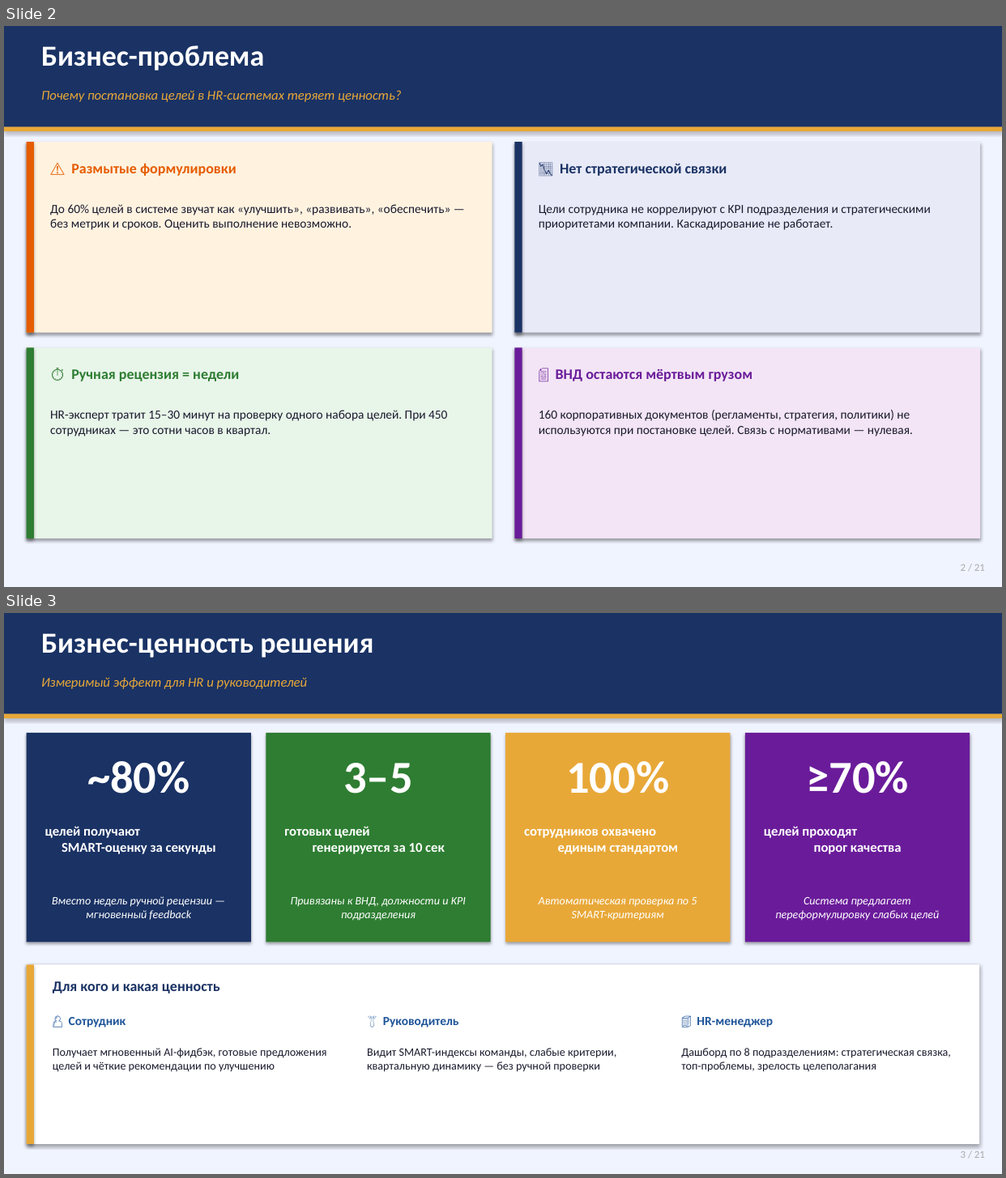
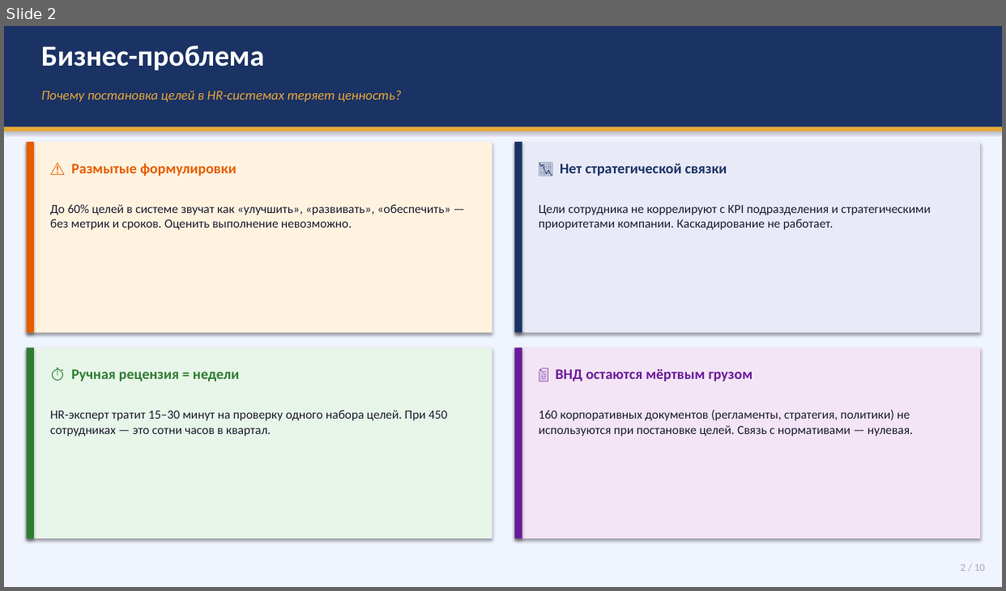
Before and after one commit to Islambek201632838/kmg-hr, a slide deck: KMG_HR_AI_Presentation.pptx. Shown one above the other, each under a label of ours: slides 2 and 3 before the commit, slide 2 after it. The pictures are 1006x1178 and 1006x591 pixels, drawn with LibreOffice and Linux fonts; fonts in the diff are those of the drawing. Boxes give left, top, right and bottom in pixels: in the first picture for what was removed or moved away, otherwise in the second. Text is boxed around its words. In the diff, an @@ line names an element or a change of style, - is before the commit and + after.

```diff
--- a/KMG_HR_AI_Presentation.pptx
+++ b/KMG_HR_AI_Presentation.pptx
@@ slide 3 removed at <box>4,613,1002,1174</box>, background #FFFFFF @@
@@ rectangle removed at <box>4,613,1002,1174</box> @@
@@ rectangle removed at <box>4,613,1002,714</box> @@
@@ text removed at <box>41,633,373,658</box> @@
-Бизнес-ценность решения
@@ text removed at <box>41,677,308,689</box> @@
-Измеримый эффект для HR и руководителей
@@ rectangle removed at <box>4,714,1002,718</box> @@
@@ rectangle removed at <box>27,733,251,943</box> @@
@@ rectangle removed at <box>266,733,491,943</box> @@
@@ rectangle removed at <box>505,733,731,943</box> @@
@@ rectangle removed at <box>745,733,970,943</box> @@
@@ text removed at <box>87,761,190,794</box> @@
-~80%
@@ text removed at <box>343,763,412,794</box> @@
-3–5
@@ text removed at <box>566,761,669,794</box> @@
-100%
@@ text removed at <box>806,761,909,794</box> @@
-≥70%
@@ text removed at <box>45,826,216,854</box> @@
-целей получают
-SMART-оценку за секунды
@@ text removed at <box>284,826,445,854</box> @@
-готовых целей
-генерируется за 10 сек
@@ text removed at <box>524,828,678,854</box> @@
-сотрудников охвачено
-единым стандартом
@@ text removed at <box>764,826,901,854</box> @@
-целей проходят
-порог качества
@@ text removed at <box>52,897,212,920</box> @@
-Вместо недель ручной рецензии — мгновенный feedback
@@ text removed at <box>291,897,466,921</box> @@
-Привязаны к ВНД, должности и KPI подразделения
@@ text removed at <box>539,897,697,921</box> @@
-Автоматическая проверка по 5 SMART-критериям
@@ text removed at <box>775,897,939,921</box> @@
-Система предлагает переформулировку слабых целей
@@ rectangle removed at <box>27,965,979,1144</box> @@
@@ rectangle removed at <box>27,965,34,1144</box> @@
@@ text removed at <box>53,982,220,994</box> @@
-Для кого и какая ценность
@@ text removed at <box>69,1017,126,1028</box> @@
-👤 Сотрудник
@@ text removed at <box>383,1017,459,1028</box> @@
-👔 Руководитель
@@ text removed at <box>697,1017,773,1028</box> @@
-🏢 HR-менеджер
@@ text removed at <box>53,1048,327,1072</box> @@
-Получает мгновенный AI-фидбэк, готовые предложения целей и чёткие рекомендации по улучшению
@@ text removed at <box>367,1048,616,1072</box> @@
-Видит SMART-индексы команды, слабые критерии, квартальную динамику — без ручной проверки
@@ text removed at <box>681,1048,951,1072</box> @@
-Дашборд по 8 подразделениям: стратегическая связка, топ-проблемы, зрелость целеполагания
@@ text removed at <box>961,1152,985,1158</box> @@
-3 / 21
@@ slide 2 changed as well @@
@@ text at <box>961,565,985,571</box>: text changed @@
-2 / 21
+2 / 10
```
Also in this commit, not shown: 9 other slides changed, 10 other slides removed, 23 other files.
